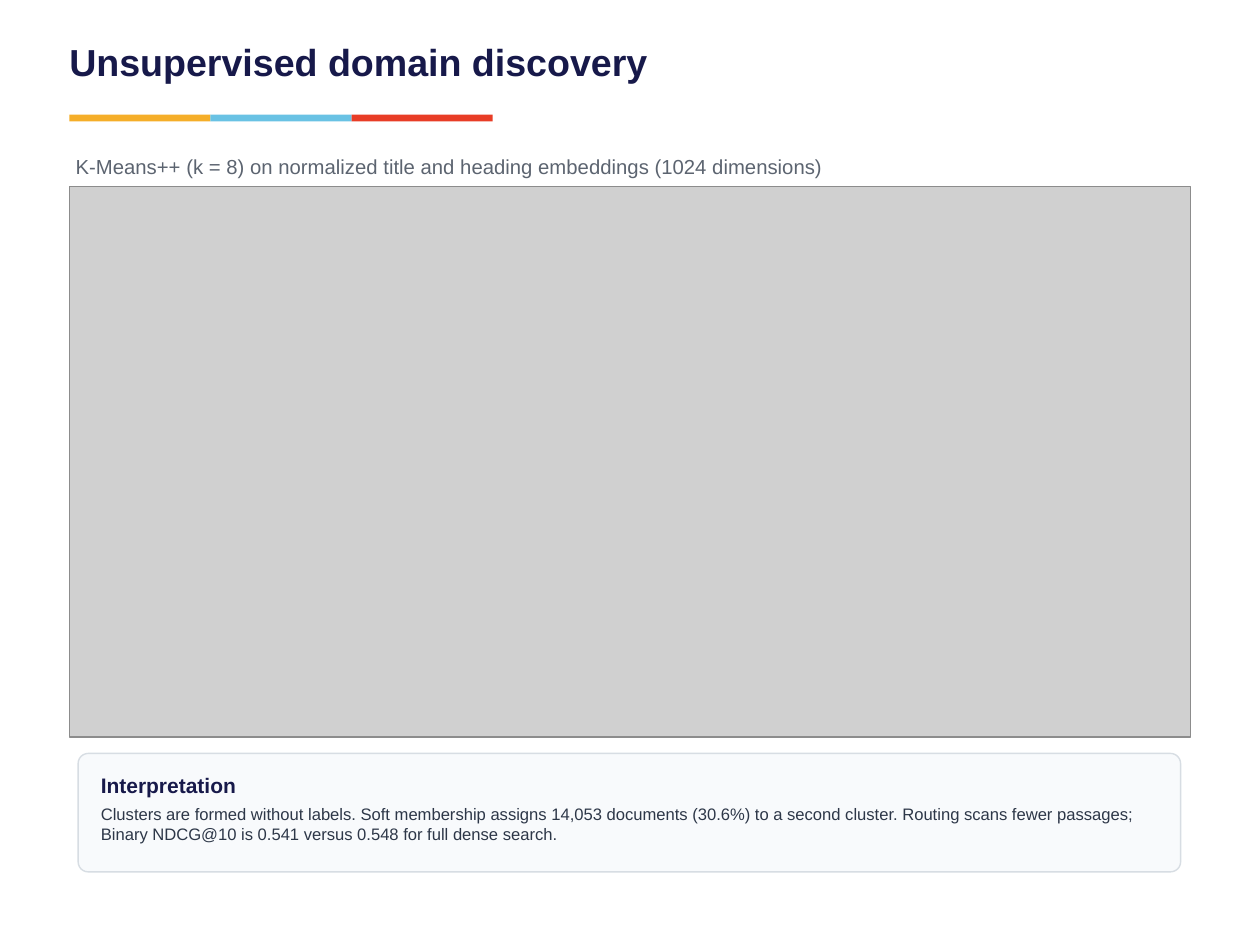
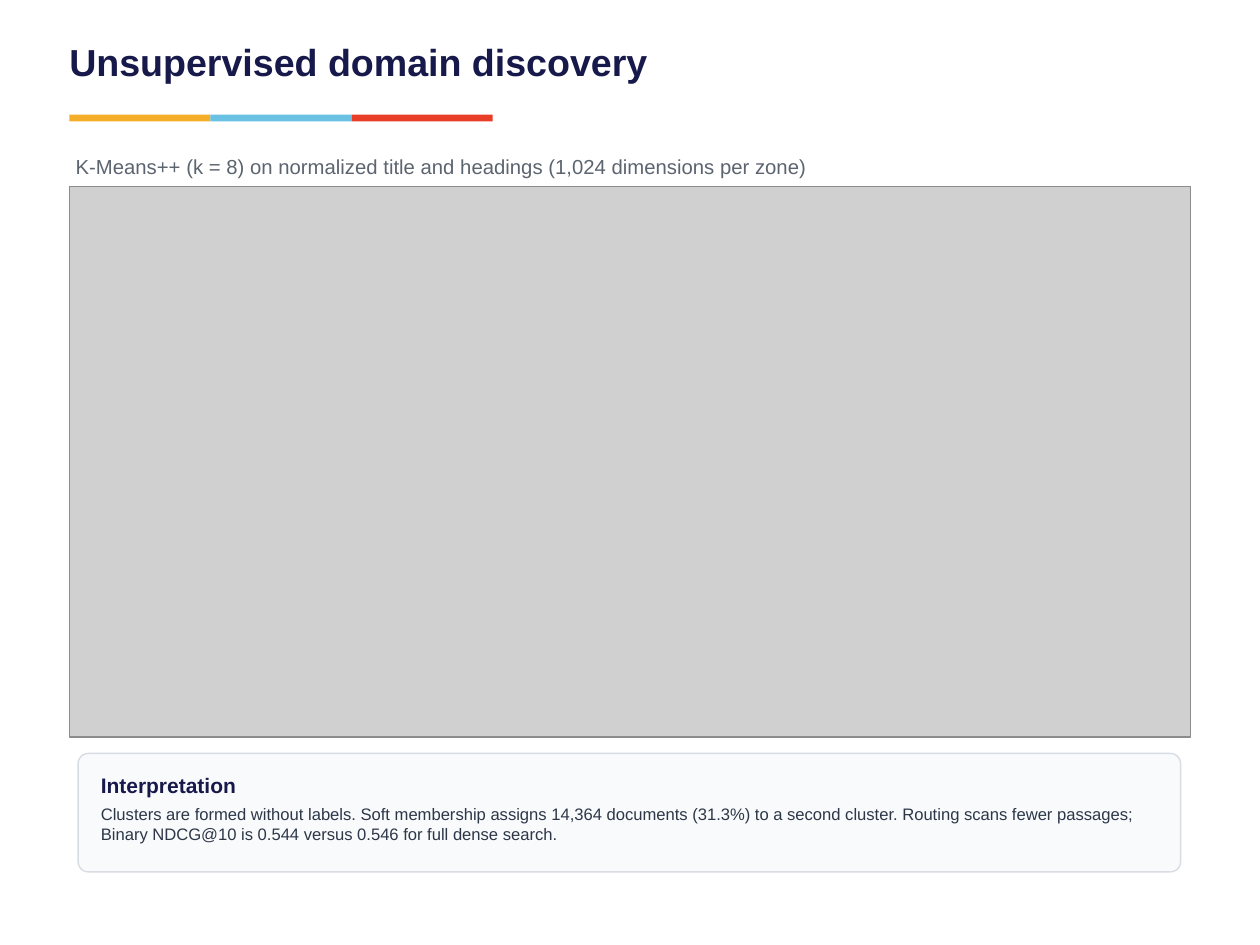
Before and after one commit to vishrutbhushan/ir-benchmark, a slide deck: slide 7 of presentation/Group7_BM25 vs Neural Retrieval on Technical Documents.pptx. Drawn at 1260x945 pixels with LibreOffice and Linux fonts; fonts in the diff are those of the drawing; grey boxes stand for pictures. Boxes give left, top, right and bottom in pixels: in the first picture for what was removed or moved away, otherwise in the second. Text is boxed around its words. In the diff, an @@ line names an element or a change of style, - is before the commit and + after.

Commit message:
Refresh presentation with verified strict benchmark results
Update metrics, mean backend latency, active judgment counts, cluster statistics and measured artifact sizes. Preserve the existing slide layout and architecture artwork while correcting stale labels. Synchronize the presentation judgment CSV with the 488-pair active pool.

```diff
--- a/presentation/Group7_BM25 vs Neural Retrieval on Technical Documents.pptx
+++ b/presentation/Group7_BM25 vs Neural Retrieval on Technical Documents.pptx
@@ text at [76,159,806,178]: text changed @@
-K-Means++ (k = 8) on normalized title and heading embeddings (1024 dimensions)
+K-Means++ (k = 8) on normalized title and headings (1,024 dimensions per zone)
@@ text at [101,808,1133,844]: text changed @@
-Clusters are formed without labels. Soft membership assigns 14,053 documents (30.6%) to a second cluster. Routing scans fewer passages; Binary NDCG@10 is 0.541 versus 0.548 for full dense search.
+Clusters are formed without labels. Soft membership assigns 14,364 documents (31.3%) to a second cluster. Routing scans fewer passages; Binary NDCG@10 is 0.544 versus 0.546 for full dense search.
```
Also in this commit, not shown: 14 other slides changed, 1 other file.
